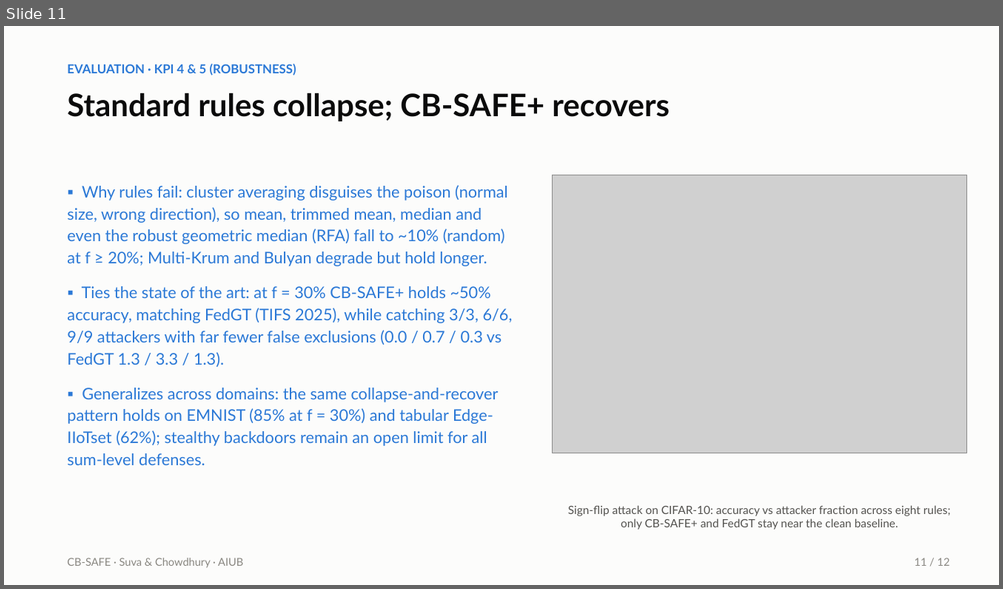
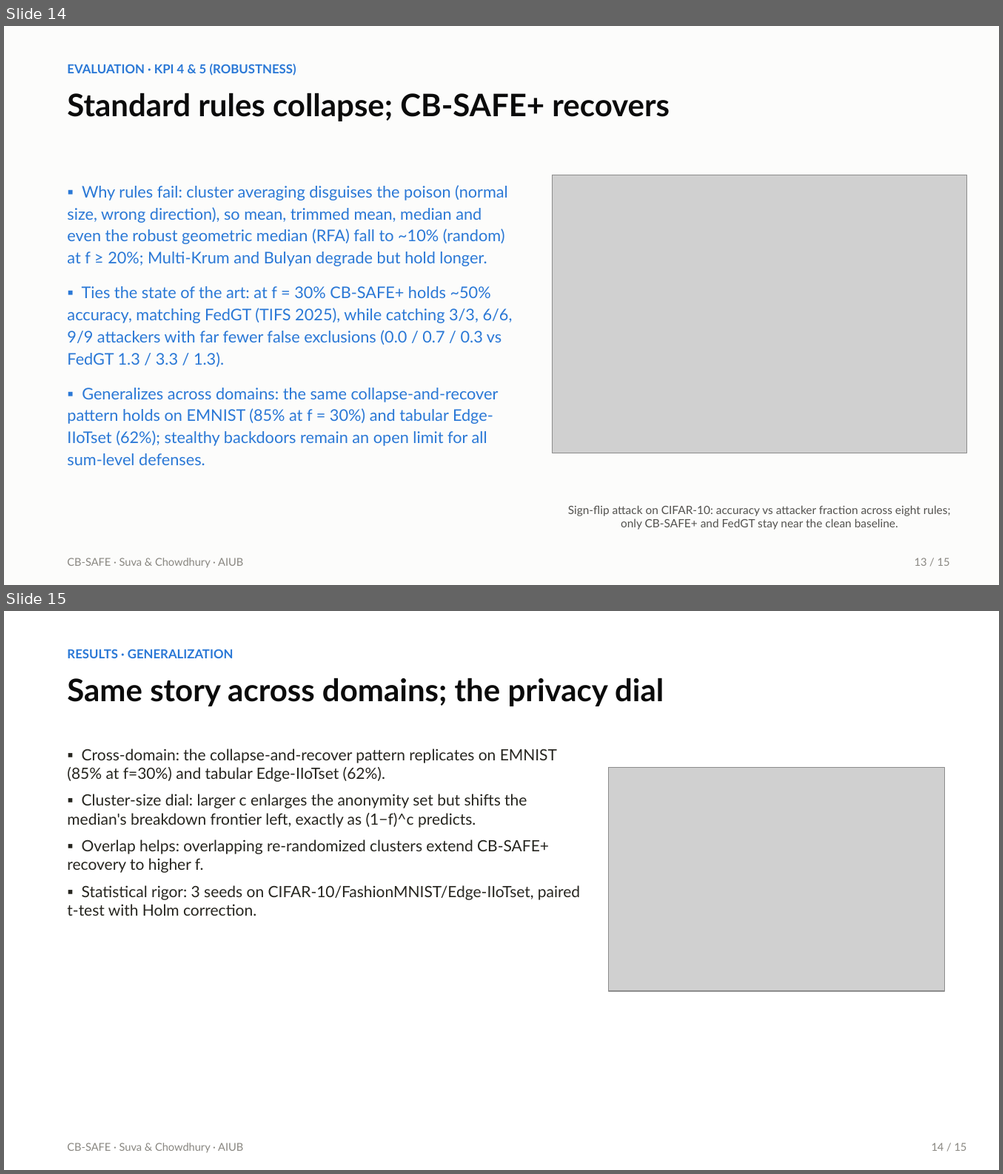
Before and after one commit to wshuv-o/cb-safe-draft, a slide deck: paper/cbsafe_slides.pptx. Shown one above the other, each under a label of ours: slide 11 before the commit, slides 14 and 15 after it. The pictures are 1003x589 and 1003x1174 pixels, drawn with LibreOffice and Linux fonts; fonts in the diff are those of the drawing; grey boxes stand for pictures. Boxes give left, top, right and bottom in pixels: in the first picture for what was removed or moved away, otherwise in the second. Text is boxed around its words. In the diff, an @@ line names an element or a change of style, - is before the commit and + after.

```diff
--- a/paper/cbsafe_slides.pptx
+++ b/paper/cbsafe_slides.pptx
@@ slide 15 added at box(4, 611, 999, 1170), background #FFFFFF @@
@@ text added at box(67, 649, 233, 658), 12 pt, text #2A78D6, bold @@
+RESULTS · GENERALIZATION
@@ text added at box(67, 678, 663, 706), 30 pt, text #0B0B0B, bold @@
+Same story across domains; the privacy dial
@@ text added at box(67, 749, 580, 916), 15 pt, text #26251F @@
+▪ Cross-domain: the collapse-and-recover pattern replicates on EMNIST (85% at f=30%) and tabular Edge-IIoTset (62%).
+▪ Cluster-size dial: larger c enlarges the anonymity set but shifts the median's breakdown frontier left, exactly as (1−f)^c predicts.
+▪ Overlap helps: overlapping re-randomized clusters extend CB-SAFE+ recovery to higher f.
+▪ Statistical rigor: 3 seeds on CIFAR-10/FashionMNIST/Edge-IIoTset, paired t-test with Holm correction.
@@ picture added at box(609, 768, 944, 991) @@
@@ text added at box(67, 1143, 243, 1153), 10.5 pt, text #898781 @@
+CB-SAFE · Suva & Chowdhury · AIUB
@@ text added at box(931, 1143, 967, 1151), 10.5 pt, text #898781 @@
+14 / 15
@@ what was slide 11 is now slide 14 @@
@@ slide 14 changed as well @@
@@ text at box(914, 558, 950, 566): text changed @@
-11 / 12
+13 / 15
```
Also in this commit, not shown: 11 other slides changed, 4 other slides added, 2 other files.
